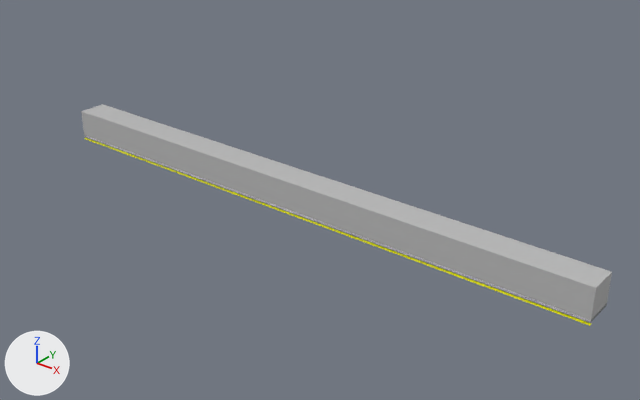
A saved change to the OBJ model frontend/public/signs/Hộp đèn tròn xinhan 40.obj.
Before and after are seen from a 50 mm lens placed at (3.96, -2.82, 1.71), pointed at (1.57, 0.16, -0.13). The axes (+X, +Y, +Z) are drawn at lower left. The lights are the same throughout. The picture after the commit comes second. Where no turn or scale is listed for an object, it has been applied to the vertices. Vertices at exactly the same position are counted once.

The first picture shows 'hop_den_tron_xinhan_40'.
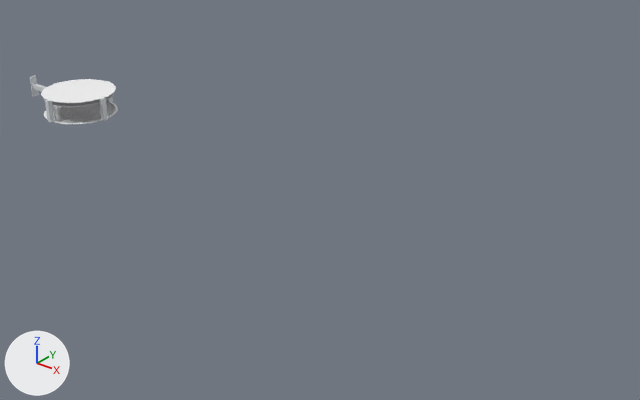
What differs and where, as boxes [x1, y1, x2, y2] in the pictures (640 x 400 px; the box of a moved part takes in the faces that stretch with it):
'hop_den_tron_xinhan_40', reshaped (83% narrower, 78% shorter)
    before: [81, 104, 612, 326]
    after: [30, 75, 118, 124]
part 1 of me_hop_den_tron_xinhan_40, added
    after: [53, 102, 116, 123]
part 2 of me_hop_den_tron_xinhan_40, added
    after: [44, 93, 114, 107]
part 3 of me_hop_den_tron_xinhan_40, added
    after: [99, 98, 108, 120]
part 4 of me_hop_den_tron_xinhan_40, added
    after: [45, 100, 54, 122]
part 5 of me_hop_den_tron_xinhan_40, added
    after: [32, 84, 46, 91]
part 6 of me_hop_den_tron_xinhan_40, added
    after: [30, 75, 39, 97]
part 7 of me_hop_den_tron_xinhan_40, added
    after: [44, 101, 118, 124]
part 8 of me_hop_den_tron_xinhan_40, added
    after: [41, 79, 116, 103]
part 9 of me_hop_den_tron_xinhan_40, moved or reshaped (not visible afterwards)
    before: [85, 138, 591, 326]
part 10 of me_hop_den_tron_xinhan_40, moved or reshaped (not visible afterwards)
    before: [81, 104, 612, 322]

The change in detail:
Material 'Mat_475569' (mat_mat_475569) is new.
Its base color is (0.278, 0.333, 0.412) (greyish blue #909cac).
Its roughness is 0.0.
Material 'Mat_b0b8c0' (mat_mat_b0b8c0) is new.
Its base color is (0.69, 0.722, 0.753) (light grey #d8dde1).
Its roughness is 0.0.
me_hop_den_tron_xinhan_40 is used by ob_hop_den_tron_xinhan_40; location (0.0, 0.0, 0.0).
me_hop_den_tron_xinhan_40 had 20 vertices, 34 faces and spanned x 0.0..3.0, y 0.0..0.15, z -0.17..0.0.
me_hop_den_tron_xinhan_40 no longer uses material mat_mat_808080 (grey #bcbcbc).
me_hop_den_tron_xinhan_40 now has 1696 vertices, 3088 faces and spans x -0.43..0.21, y -0.21..0.21, z 0.0..0.12.
me_hop_den_tron_xinhan_40 part 1: a new loose piece, a 64-sided cylinder along z spanning x -0.1875..0.1875, y -0.1875..0.1875, z 0.0..0.002, in mat_mat_b0b8c0 (light grey #d8dde1).
me_hop_den_tron_xinhan_40 part 2: a new loose piece, a 64-sided cylinder along z spanning x -0.1875..0.1875, y -0.1875..0.1875, z 0.095..0.097, in mat_mat_b0b8c0 (light grey #d8dde1).
me_hop_den_tron_xinhan_40 part 3: a new loose piece, a box spanning x 0.188..0.213, y -0.013..0.013, z 0.0..0.12, in mat_mat_b0b8c0 (light grey #d8dde1).
me_hop_den_tron_xinhan_40 part 4: a new loose piece, a box spanning x -0.013..0.013, y -0.213..-0.187, z 0.0..0.12, in mat_mat_b0b8c0 (light grey #d8dde1).
me_hop_den_tron_xinhan_40 part 5: a new loose piece, a box spanning x -0.425..-0.225, y -0.012..0.013, z 0.047..0.072, in mat_mat_b0b8c0 (light grey #d8dde1).
me_hop_den_tron_xinhan_40 part 6: a new loose piece, a box spanning x -0.425..-0.42, y -0.02..0.02, z 0.0..0.12, in mat_mat_b0b8c0 (light grey #d8dde1).
me_hop_den_tron_xinhan_40 part 7: a new loose piece, a 128-sided cylinder along z spanning x -0.2..0.2, y -0.2..0.2, z 0.0..0.002, in mat_mat_ffffff (white #ffffff).
me_hop_den_tron_xinhan_40 part 8: a new loose piece, a 128-sided cylinder along z spanning x -0.2..0.2, y -0.2..0.2, z 0.12..0.122, in mat_mat_ffffff (white #ffffff).
me_hop_den_tron_xinhan_40 part 9: the loose piece of 8 vertices spanning x 0.0..3.0, y 0.0..0.01, z -0.17..-0.16 is multiplied about its middle by the matrix ((0.0, 0.0, 0.001), (0.001, 0.0, 0.0), (0.0, 0.001, 0.0)), then moved by (-1.51, 0.15, 0.16), in mat_mat_475569 (greyish blue #909cac).
me_hop_den_tron_xinhan_40 part 10: the loose piece of 12 vertices spanning x 0.0..3.0, y 0.0..0.15, z -0.15..0.0 is multiplied about its middle by the matrix ((0.0, 0.0, 0.001), (0.001, 0.0, 0.0), (0.0, 0.001, 0.0)), then moved by (-1.53, 0.08, 0.07), in mat_mat_475569 (greyish blue #909cac).
Other edits to the shape of me_hop_den_tron_xinhan_40 do not show in these pictures.
me_hop_den_tron_xinhan_40 no longer uses material mat_mat_ffff00 (yellow #ffff00).
me_hop_den_tron_xinhan_40 gains material mat_mat_b0b8c0 (light grey #d8dde1).
me_hop_den_tron_xinhan_40 gains material mat_mat_475569 (greyish blue #909cac).
